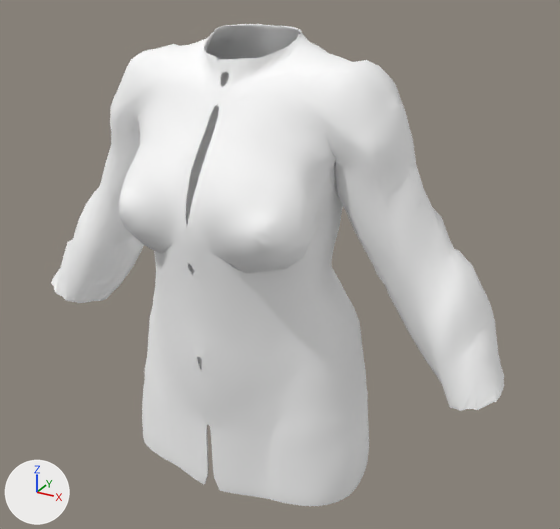
Before and after pictures for a commit that changed the glTF model apps/web/public/models/templates/female/jacket.glb.
Both versions are drawn from a 50 mm lens placed at (0.572, -0.973, 1.582), pointed at (0.044, -0.012, 1.101). The lights are fixed; the arrows at lower left show +X, +Y and +Z. The first picture is the older version. Vertices at exactly the same position are counted once.

In view in the first picture: 'top_outerwear_jacket_female'.
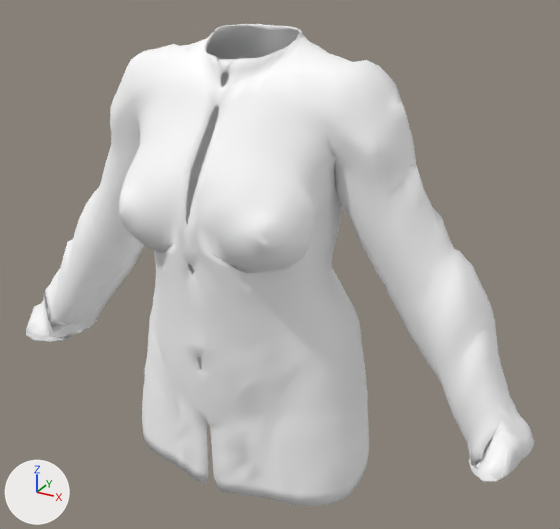
Where the change shows, as pixel boxes [x1, y1, x2, y2] in the pictures (560 x 529 px):
'top_outerwear_jacket_female', reshaped (12% wider)
    before: [51, 24, 504, 506]
    after: [26, 24, 534, 506]
part 1 of me_top_outerwear_jacket_female, built on
    before: [51, 271, 110, 303]
    after: [26, 271, 115, 342]
part 2 of me_top_outerwear_jacket_female, built on
    before: [448, 367, 504, 411]
    after: [448, 367, 534, 482]

What changed in the scene script:
```text
Change mat_top_outerwear_jacket_female_mat:
    where n0 = _N.new('ShaderNodeBsdfPrincipled'); n0.name = 'Principled BSDF'
    remove n0.inputs[0].default_value = (1.0, 1.0, 1.0, 1.0)  # 'Base Color', white #ffffff
    remove n0.inputs[1].default_value = 0.02  # 'Metallic'
    n0.inputs[2].default_value: 0.78 -> 0.8  # 'Roughness'
    add n2 = _N.new('ShaderNodeVertexColor'); n2.name = 'Color Attribute'
    add _L.new(n2.outputs[0], n0.inputs[0])  # 'Color' to 'Base Color'
Change me_top_outerwear_jacket_female:
    used by ob_top_outerwear_jacket_female; location = (0.0, 0.0, 0.0)
    remove me_top_outerwear_jacket_female.from_pydata(...)  # 5479 vertices, 10644 faces; spans x -0.402..0.402, y -0.19..0.122, z 0.76..1.448
    add me_top_outerwear_jacket_female.from_pydata(...)  # 5842 vertices, 11716 faces; spans x -0.451..0.452, y -0.19..0.122, z 0.76..1.448
    me_top_outerwear_jacket_female part 1: 155 vertices removed from x -0.402..-0.323, y -0.075..0.06, z 0.952..0.991; 328 vertices added at x -0.451..-0.325, y -0.115..0.06, z 0.878..0.989
    me_top_outerwear_jacket_female part 2: 1 vertex moved within x 0.338, y 0.046, z 0.956; 131 vertices removed from x 0.326..0.402, y -0.076..0.061, z 0.953..0.991; 321 vertices added at x 0.33..0.452, y -0.11..0.059, z 0.877..0.986
```
